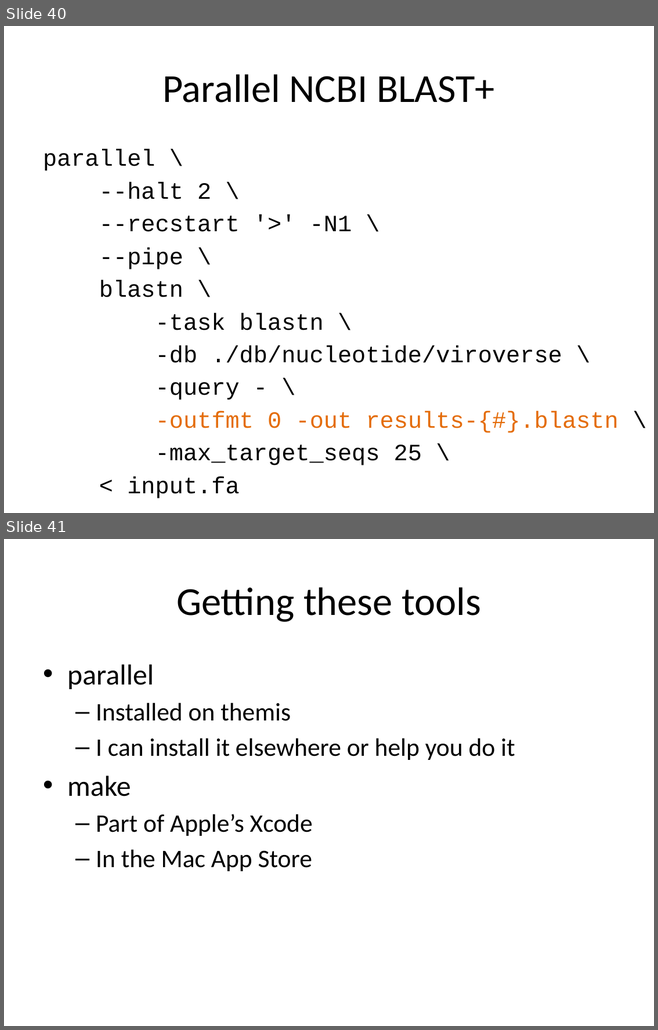
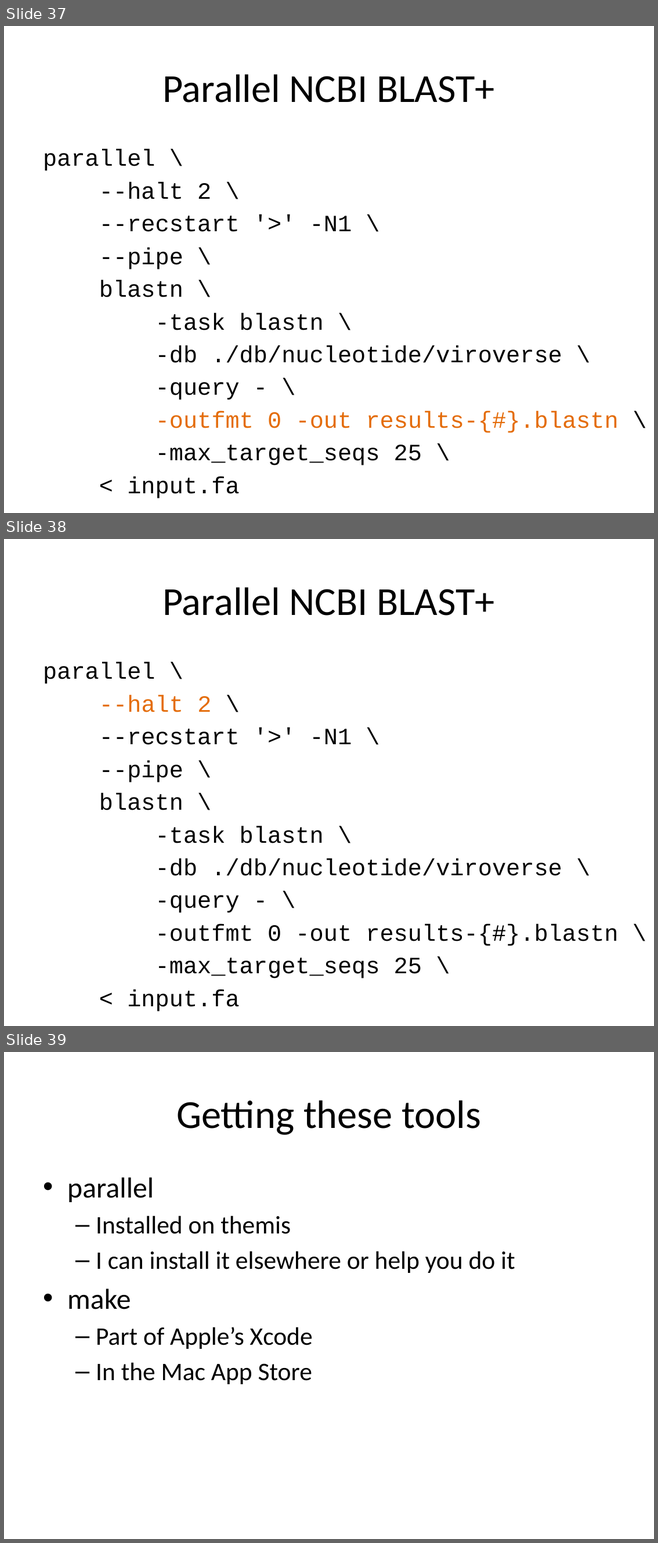
Before and after one commit to tsibley/Workflows-and-Parallel-Processing, a slide deck: CBG-2014-05-21.pptx. Shown one above the other, each under a label of ours: slides 40 and 41 before the commit, slides 37, 38 and 39 after it. The pictures are 658x1030 and 658x1543 pixels, drawn with LibreOffice and Linux fonts; fonts in the diff are those of the drawing. Boxes give left, top, right and bottom in pixels: in the first picture for what was removed or moved away, otherwise in the second. Text is boxed around its words. In the diff, an @@ line names an element or a change of style, - is before the commit and + after.

```diff
--- a/CBG-2014-05-21.pptx
+++ b/CBG-2014-05-21.pptx
@@ slide 38 added at [4,539,654,1026], background #FFFFFF @@
@@ title added at [162,587,495,616], 44 pt, text #000000 @@
+Parallel NCBI BLAST+
@@ text added at [43,662,618,1012], 25.9 pt, text #000000 @@
+parallel \
+--halt 2 \
+--recstart '>' -N1 \
+--pipe \
+blastn \
+-task blastn \
+-db ./db/nucleotide/viroverse \
+-query - \
+-outfmt 0 -out results-{#}.blastn \
+-max_target_seqs 25 \
+< input.fa
@@ what was slide 40 is now slide 37 @@
@@ what was slide 41 is now slide 39 @@
```
Also in this commit, not shown: 3 slides changed, 3 other slides added, 1 slide removed.
